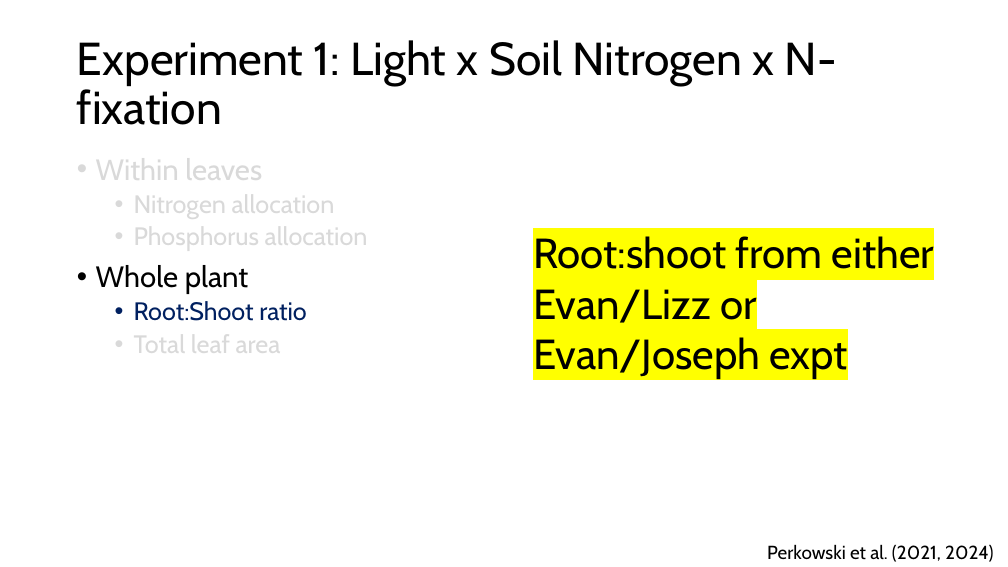
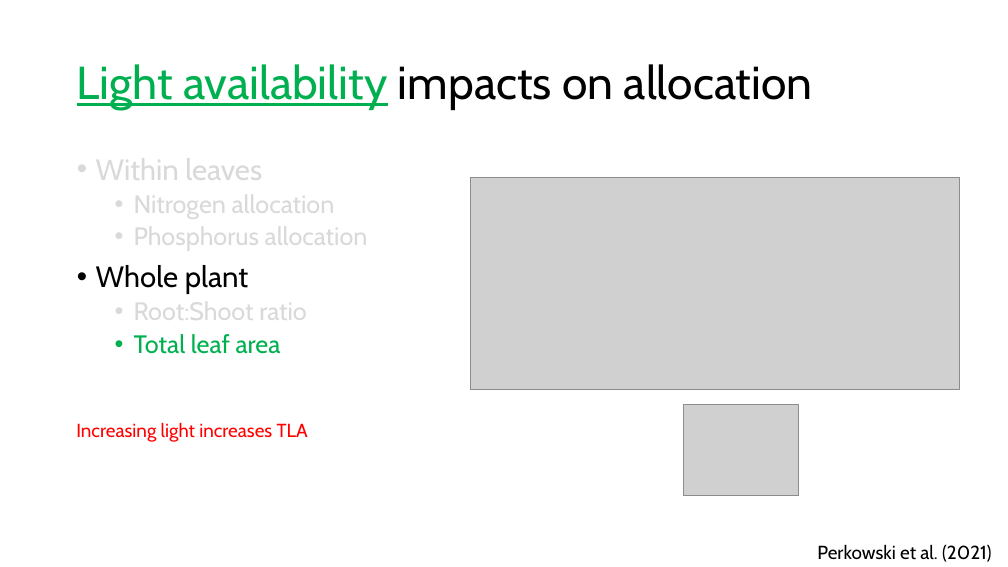
Before and after one commit to SmithEcophysLab/seminar, a slide deck: slide 15 of 2026_lemontree_allocation/src/lt_science_allocation_smith.pptx (slide 10 before the commit). Drawn at 1008x567 pixels with LibreOffice and Linux fonts; fonts in the diff are those of the drawing; grey boxes stand for pictures. Boxes give left, top, right and bottom in pixels: in the first picture for what was removed or moved away, otherwise in the second. Text is boxed around its words. In the diff, an @@ line names an element or a change of style, - is before the commit and + after.

```diff
--- a/2026_lemontree_allocation/src/lt_science_allocation_smith.pptx
+++ b/2026_lemontree_allocation/src/lt_science_allocation_smith.pptx
@@ title at <box>77,64,812,110</box>: text changed @@
-Experiment 1: Light x Soil Nitrogen x N-fixation
+Light availability impacts on allocation
@@ picture added at <box>470,178,960,390</box> @@
@@ text removed at <box>533,236,934,379</box> @@
-Root:shoot from either Evan/Lizz or Evan/Joseph expt
@@ text at <box>134,296,306,354</box>: text colour #002060 to #D9D9D9 in "Root:Shoot ratio"; text colour #D9D9D9 to #00B050 in "Total leaf area" @@
@@ picture added at <box>684,405,799,496</box> @@
@@ text added at <box>76,422,308,442</box>, 18 pt, text #FF0000 @@
+Increasing light increases TLA
@@ text at <box>817,544,992,562</box>: text changed @@
-Perkowski et al. (2021, 2024)
+Perkowski et al. (2021)
```
Also in this commit, not shown: 13 other slides changed, 17 slides added.
